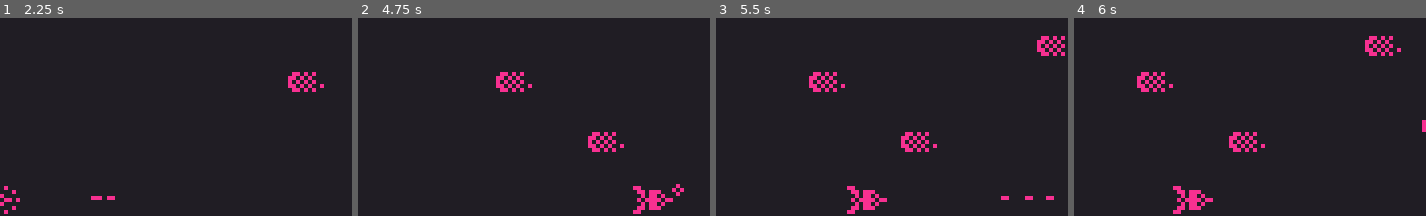
Above: before the commit, frames 1-4 (left to right).
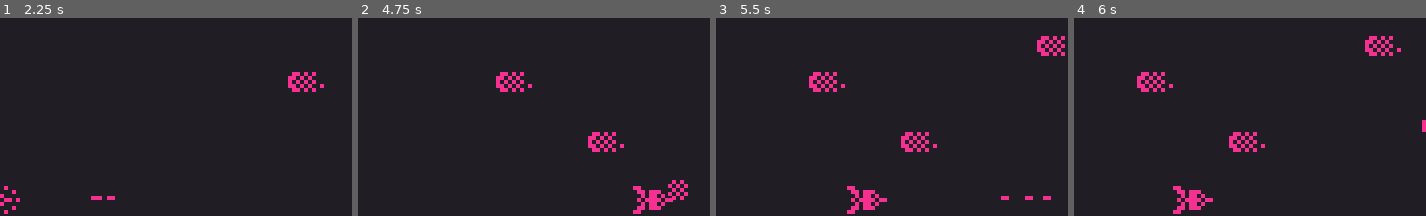
Above: after the commit, the same moments.

Repository: victor-romero-martinez/space-umpact
Game: Godot game, scene res://control/main_menu.tscn
Two runs of this game, one before a commit and one after it. Both use one fixed random seed, a clock stepped at 60 frames per second and the inputs below.
Inputs:
- Up to frame 1 (2.25 s): click "New game" at 0.5 s; tap Enter (ui_accept) at 1.25, 1.52 s; hold Right (ui_right) from 1.28 s (still down)
- Up to frame 2 (4.75 s): tap Enter (ui_accept) at 2.27, 3.77, 4.52 s; release Right (ui_right) at 2.78 s; hold Left (ui_left) 2.78-3.53 s; hold Right (ui_right) from 3.53 s (still down)
- Up to frame 3 (5.5 s): release Right (ui_right) at 5.03 s; hold Left (ui_left) from 5.03 s (still down); tap Enter (ui_accept) at 5.27 s
- Up to frame 4 (6 s): release Left (ui_left) at 5.78 s; hold Right (ui_right) from 5.78 s (still down)
The pictures show only the part of the screen within x 50-100%, y 0-50%; the shares and areas given below are measured in that part.

Frame 1 is identical in both runs. In frame 2, 0.2% of the frame differs, in the area x 88-94%, y 81-92%; in frame 3, less than 0.1%; in frame 4, nothing differs.

Commit message:
update: state

Diff:
--- a/scripts/player.gd
+++ b/scripts/player.gd
@@ -44,12 +44,12 @@
 func _physics_process(delta):
 	if state == TState.MOVE or state == TState.IMMUNITY:
 		_move(delta)
+		move_and_slide()
 
 	if is_on_wall() or is_on_floor(): make_boom() #INFO: received damage and restart initioal position
 	if Input.is_action_just_pressed("ui_accept"): _fire()
-	if global.queue_boss: _finish_combat(delta)
+	if global.queue_boss: _finish_combat()
 
-	move_and_slide()
 
 func _move(delta):
 	var direction = Input.get_vector('ui_left', 'ui_right', 'ui_up', 'ui_down')
@@ -70,7 +70,7 @@
 	t.tween_callback(func (): state = TState.MOVE)
 
 
-func _finish_combat(delta):
+func _finish_combat():
 	state = TState.FREEZE
 	$CollisionShape2D.disabled = true
 	var t = create_tween()
